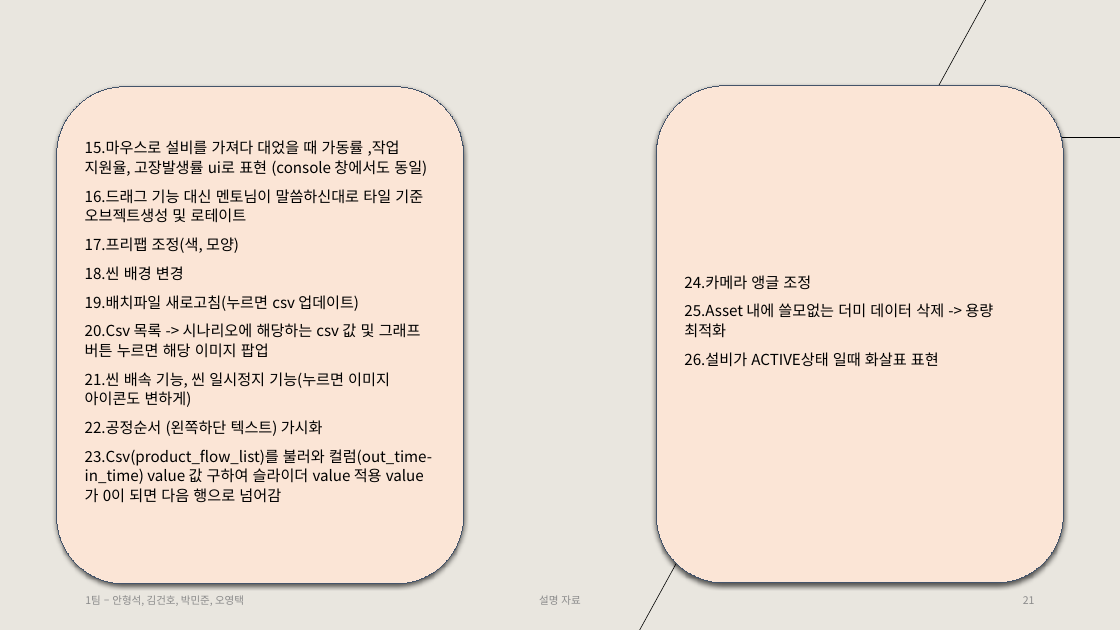
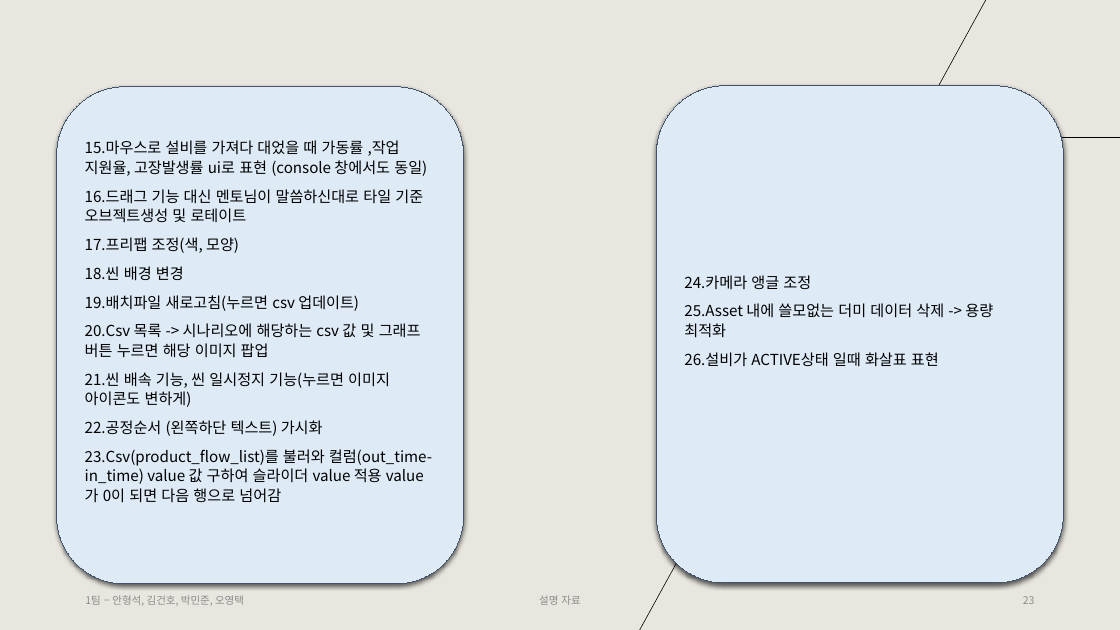
Before and after one commit to Tentailsahri/DT_FINAL_Project, a slide deck: slide 23 of 문서/시나리오에 따른 공정 시뮬레이션 발표 - 김건호.pptx (slide 21 before the commit). Drawn at 1120x630 pixels with LibreOffice and Linux fonts; fonts in the diff are those of the drawing. Boxes give left, top, right and bottom in pixels: in the first picture for what was removed or moved away, otherwise in the second. Text is boxed around its words. In the diff, an @@ line names an element or a change of style, - is before the commit and + after.

```diff
--- a/문서/시나리오에 따른 공정 시뮬레이션 발표 - 김건호.pptx
+++ b/문서/시나리오에 따른 공정 시뮬레이션 발표 - 김건호.pptx
@@ rounded rectangle "15.마우스로 설비를 가져다 대었을 때 ..." at (x1=56, y1=87, x2=464, y2=584): fill #FBE5D6 to #DEEBF7 @@
@@ rounded rectangle "24.카메라 앵글 조정" at (x1=656, y1=86, x2=1064, y2=583): fill #FBE5D6 to #DEEBF7 @@
```
Also in this commit, not shown: 5 other slides changed, 5 slides added, 1 other file.
